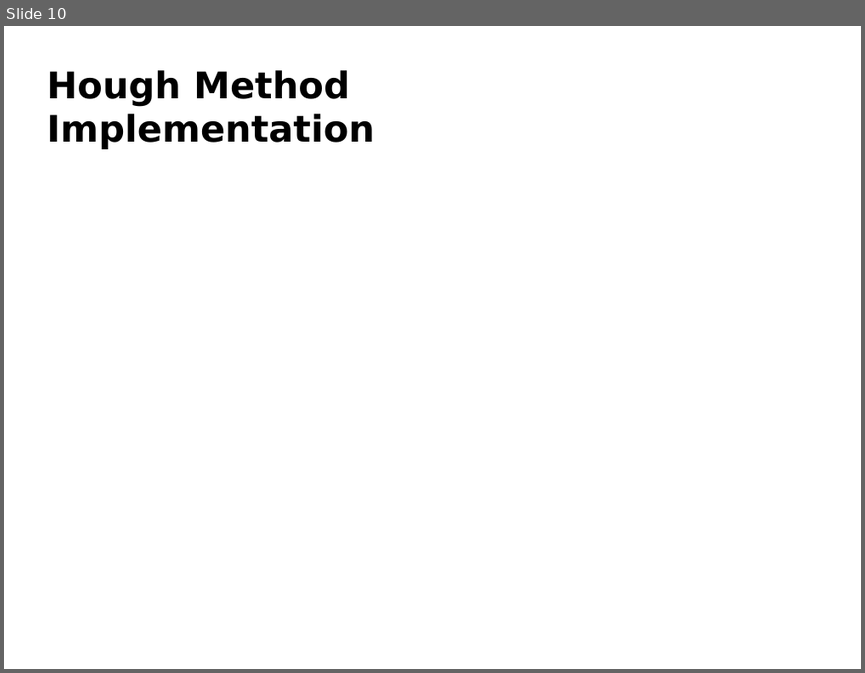
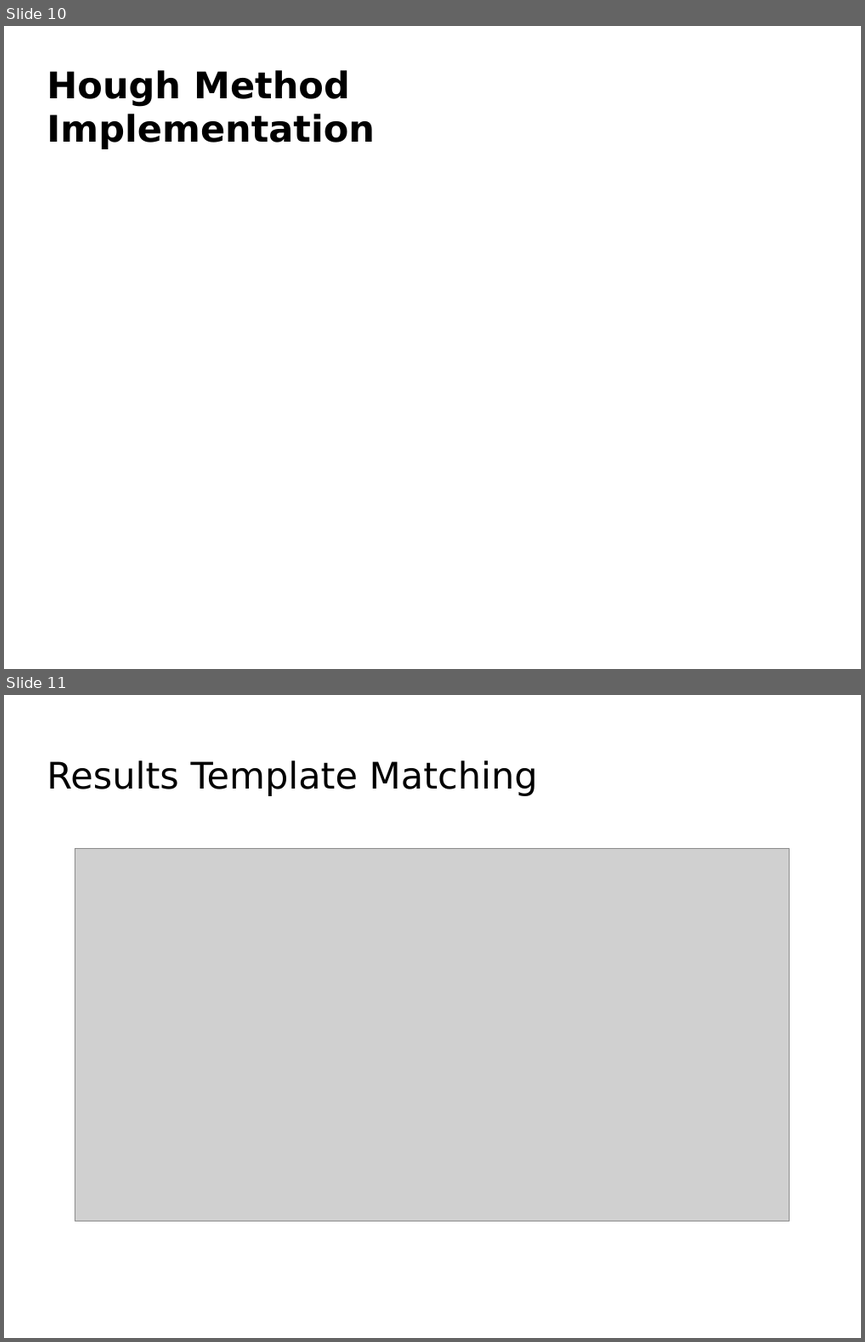
Before and after one commit to Luke-Meyer/dip_project, a slide deck: Presentation/License Plate Sequence Extraction.odp. Shown one above the other, each under a label of ours: slide 10 before the commit, slides 10 and 11 after it. The pictures are 865x673 and 865x1342 pixels, drawn with LibreOffice and Linux fonts; fonts in the diff are those of the drawing; grey boxes stand for pictures; background and template pictures are left out. Boxes give left, top, right and bottom in pixels: in the first picture for what was removed or moved away, otherwise in the second. Text is boxed around its words. In the diff, an @@ line names an element or a change of style, - is before the commit and + after.

Commit message:
Presentation Stuff

```diff
--- a/Presentation/License Plate Sequence Extraction.odp
+++ b/Presentation/License Plate Sequence Extraction.odp
@@ slide 11 added at bbox=[4, 695, 861, 1338], background picture (left out) @@
@@ title added at bbox=[46, 760, 538, 796], 33.9 pt, text #000000 @@
+Results Template Matching
@@ picture added at bbox=[75, 848, 790, 1220] @@
```
Also in this commit, not shown: 1 other slide added, 1 slide removed, 2 other files.
